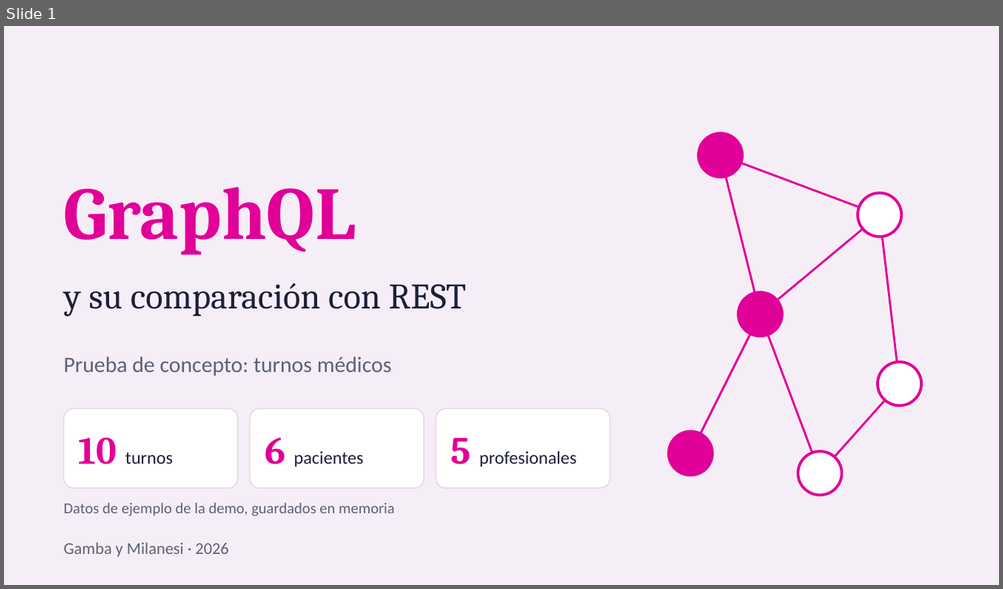
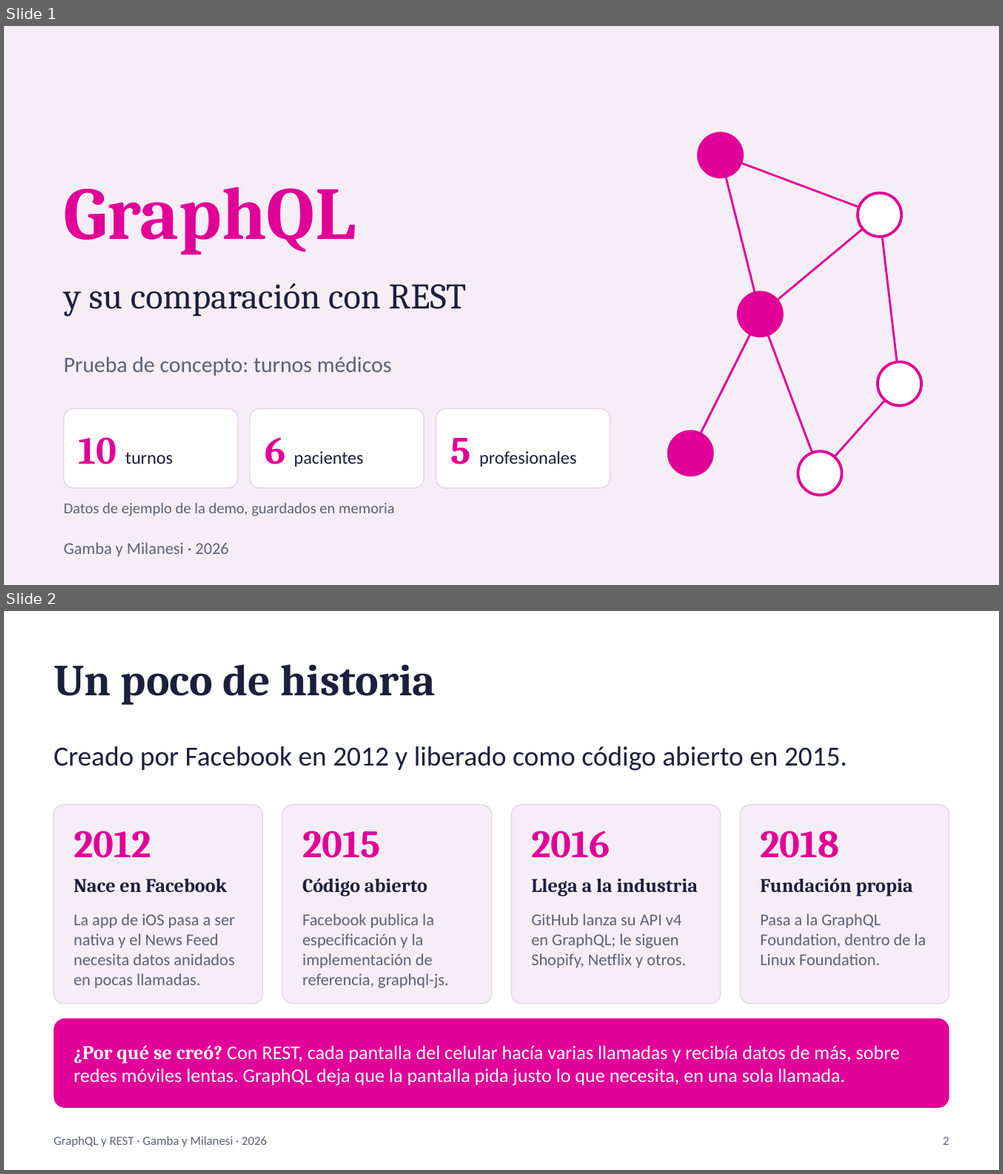
Before and after one commit to RenzoMilanesi/POC-GAMBA-MILANESI-2026-V2, a slide deck: presentacion/GraphQL-vs-REST.pptx. Shown one above the other, each under a label of ours: slide 1 before the commit, slides 1 and 2 after it. The pictures are 1003x589 and 1003x1174 pixels, drawn with LibreOffice and Linux fonts; fonts in the diff are those of the drawing. Boxes give left, top, right and bottom in pixels: in the first picture for what was removed or moved away, otherwise in the second. Text is boxed around its words. In the diff, an @@ line names an element or a change of style, - is before the commit and + after.

```diff
--- a/presentacion/GraphQL-vs-REST.pptx
+++ b/presentacion/GraphQL-vs-REST.pptx
@@ slide 2 added at [4, 611, 999, 1170], background #FFFFFF @@
@@ text added at [54, 664, 435, 705], 32 pt, text #1B1F3B, bold @@
+Un poco de historia
@@ text added at [54, 746, 847, 771], 20 pt, text #1B1F3B @@
+Creado por Facebook en 2012 y liberado como código abierto en 2015.
@@ rounded rectangle added at [54, 805, 262, 1004], fill #F6EEF6, outline #E3D6E3 0.75 pt @@
@@ rounded rectangle added at [282, 805, 492, 1004], fill #F6EEF6, outline #E3D6E3 0.75 pt @@
@@ rounded rectangle added at [511, 805, 720, 1004], fill #F6EEF6, outline #E3D6E3 0.75 pt @@
@@ rounded rectangle added at [740, 805, 949, 1004], fill #F6EEF6, outline #E3D6E3 0.75 pt @@
@@ text added at [74, 831, 151, 858], 28 pt, text #E10098, bold @@
+2012
@@ text added at [302, 831, 380, 858], 28 pt, text #E10098, bold @@
+2015
@@ text added at [531, 831, 609, 858], 28 pt, text #E10098, bold @@
+2016
@@ text added at [760, 831, 839, 858], 28 pt, text #E10098, bold @@
+2018
@@ text added at [74, 879, 227, 892], 14 pt, text #1B1F3B, bold @@
+Nace en Facebook
@@ text added at [302, 878, 427, 897], 14 pt, text #1B1F3B, bold @@
+Código abierto
@@ text added at [531, 879, 698, 897], 14 pt, text #1B1F3B, bold @@
+Llega a la industria
@@ text added at [760, 878, 913, 897], 14 pt, text #1B1F3B, bold @@
+Fundación propia
@@ text added at [74, 914, 235, 988], 12 pt, text #5B6178 @@
+La app de iOS pasa a ser nativa y el News Feed necesita datos anidados en pocas llamadas.
@@ text added at [302, 914, 449, 988], 12 pt, text #5B6178 @@
+Facebook publica la especificación y la implementación de referencia, graphql-js.
@@ text added at [531, 914, 686, 968], 12 pt, text #5B6178 @@
+GitHub lanza su API v4 en GraphQL; le siguen Shopify, Netflix y otros.
@@ text added at [760, 914, 926, 965], 12 pt, text #5B6178 @@
+Pasa a la GraphQL Foundation, dentro de la Linux Foundation.
@@ rounded rectangle added at [54, 1019, 949, 1108], fill #E10098 @@
@@ text added at [74, 1045, 900, 1086], 14 pt, text #FFFFFF @@
+¿Por qué se creó? Con REST, cada pantalla del celular hacía varias llamadas y recibía datos de más, sobre redes móviles lentas. GraphQL deja que la pantalla pida justo lo que necesita, en una sola llamada.
@@ text added at [54, 1136, 267, 1147], 9 pt, text #5B6178 @@
+GraphQL y REST · Gamba y Milanesi · 2026
@@ text added at [942, 1137, 949, 1145], 9 pt, text #5B6178 @@
+2
```
Also in this commit, not shown: 7 slides changed, 1 other slide added.
